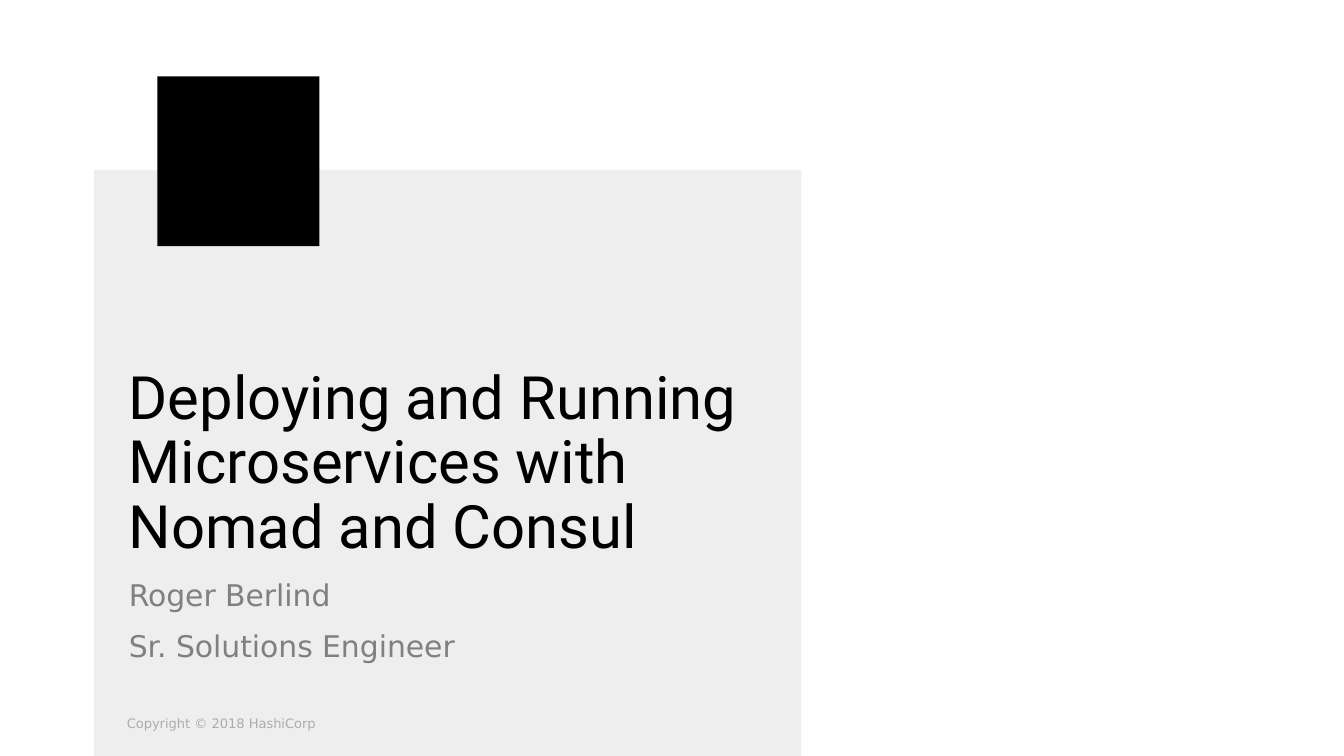
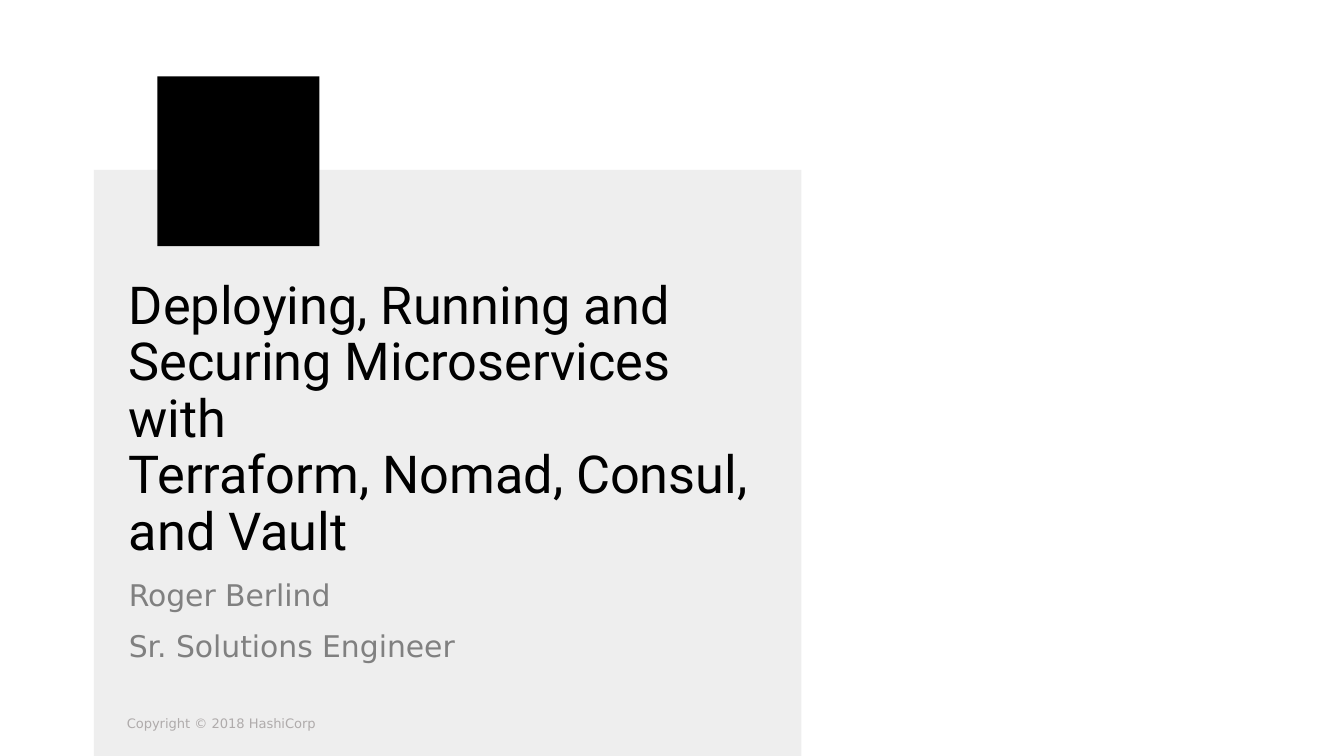
Before and after one commit to dionis1030/nomad-consul-microservices-demo, a slide deck: slide 1 of slides/HashiCorpMicroservicesDemo.pptx. Drawn at 1344x756 pixels with LibreOffice and Linux fonts; fonts in the diff are those of the drawing; background and template pictures are left out. Boxes give left, top, right and bottom in pixels: in the first picture for what was removed or moved away, otherwise in the second. Text is boxed around its words. In the diff, an @@ line names an element or a change of style, - is before the commit and + after.

```diff
--- a/slides/HashiCorpMicroservicesDemo.pptx
+++ b/slides/HashiCorpMicroservicesDemo.pptx
@@ text at <box>129,284,747,551</box>: text changed; size 32 to 28 pt @@
-Deploying and Running Microservices with
-Nomad and Consul
+Deploying, Running and Securing Microservices with
+Terraform, Nomad, Consul, and Vault
```
Also in this commit, not shown: 2 other slides changed, 1 slide added.
